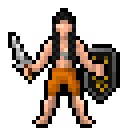
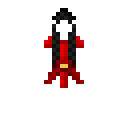
Comparing the layer stacks of the two w=128, h=128 images. Changes:
showed "leather_armor_2.png" over bbox(44, 28, 84, 88)
hid "pants_orange.png" over bbox(44, 68, 84, 96)
hid "dagger_slant_new.png" over bbox(8, 32, 36, 84)
moved "hand left" above "base" over bbox(80, 44, 120, 108)
hid "shield_kite_1.png" over bbox(80, 44, 120, 104)
hid "human_female.png" over bbox(20, 20, 108, 128)
